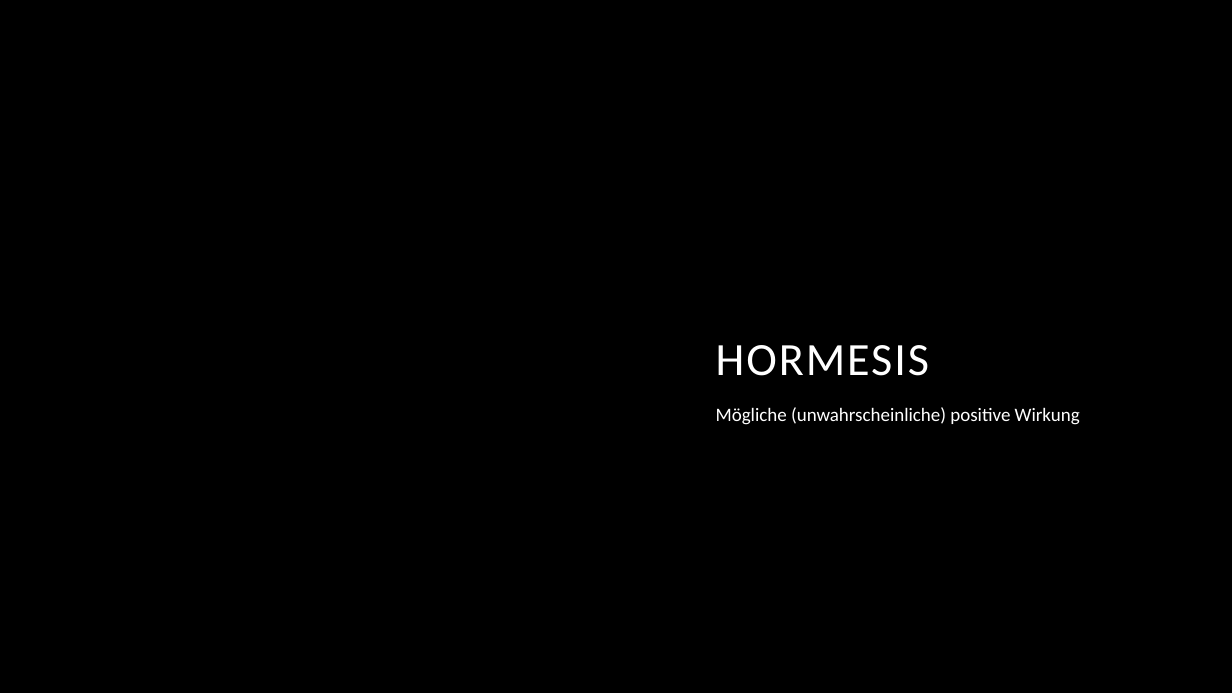
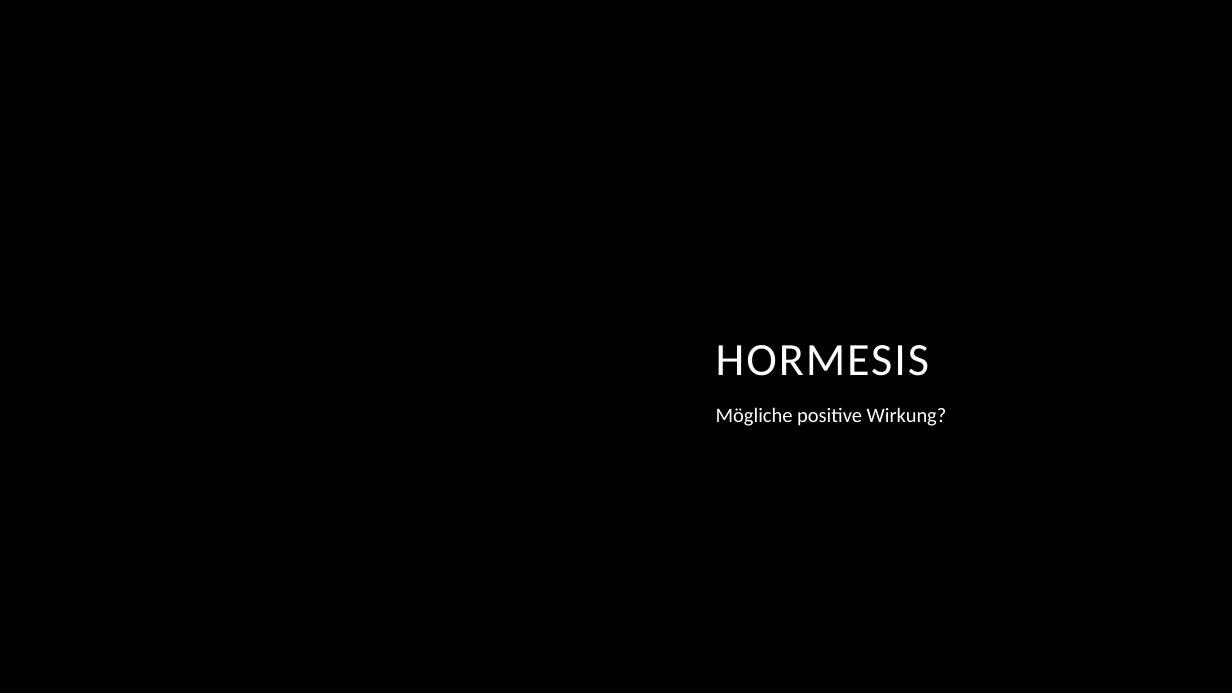
Before and after one commit to Scriptor25/Seminararbeit, a slide deck: slide 27 of Präsentation/Die biologischen Wirkungen radioaktiver Strahlung.pptx (slide 26 before the commit). Drawn at 1232x693 pixels with LibreOffice and Linux fonts; fonts in the diff are those of the drawing; background and template pictures are left out. Boxes give left, top, right and bottom in pixels: in the first picture for what was removed or moved away, otherwise in the second. Text is boxed around its words. In the diff, an @@ line names an element or a change of style, - is before the commit and + after.

```diff
--- a/Präsentation/Die biologischen Wirkungen radioaktiver Strahlung.pptx
+++ b/Präsentation/Die biologischen Wirkungen radioaktiver Strahlung.pptx
@@ subtitle at (x1=716, y1=407, x2=947, y2=426): text changed; size 14.8 to 16 pt @@
-Mögliche (unwahrscheinliche) positive Wirkung
+Mögliche positive Wirkung?
```
Also in this commit, not shown: 4 other slides changed, 4 slides added, 2 slides removed.
